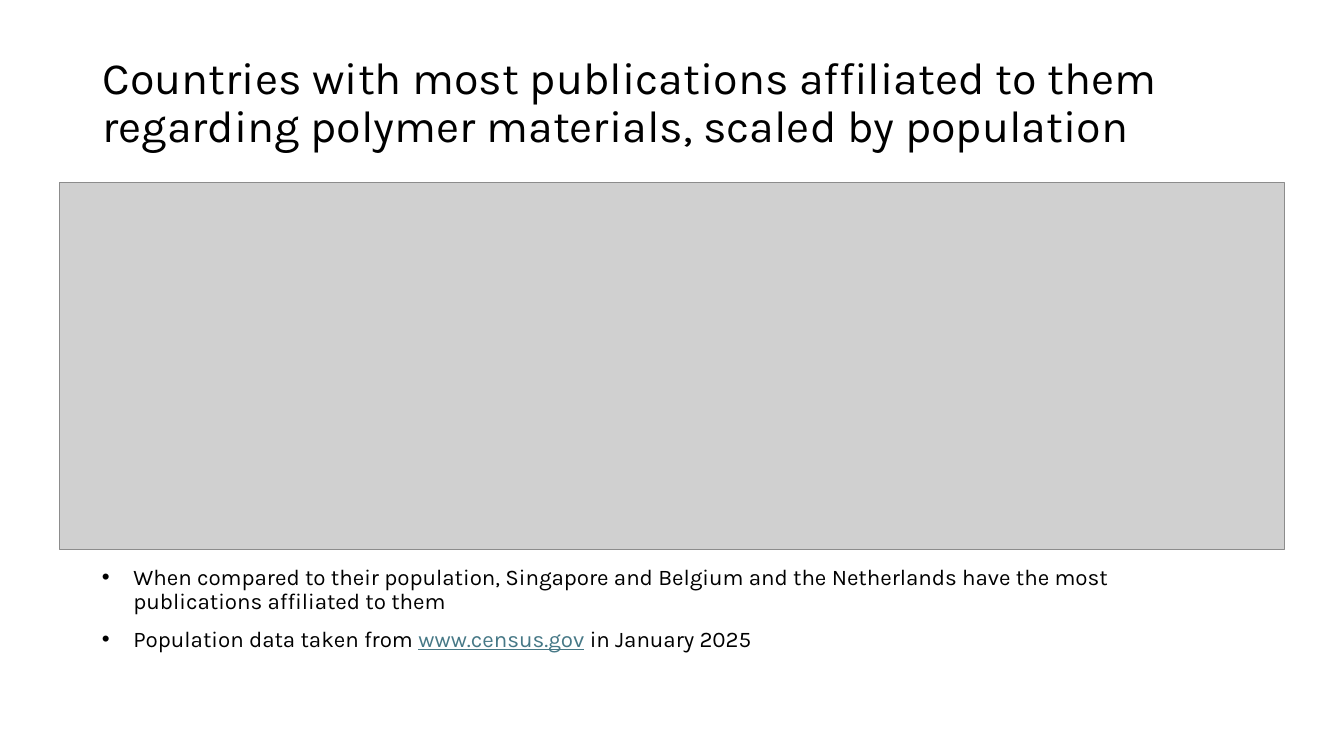
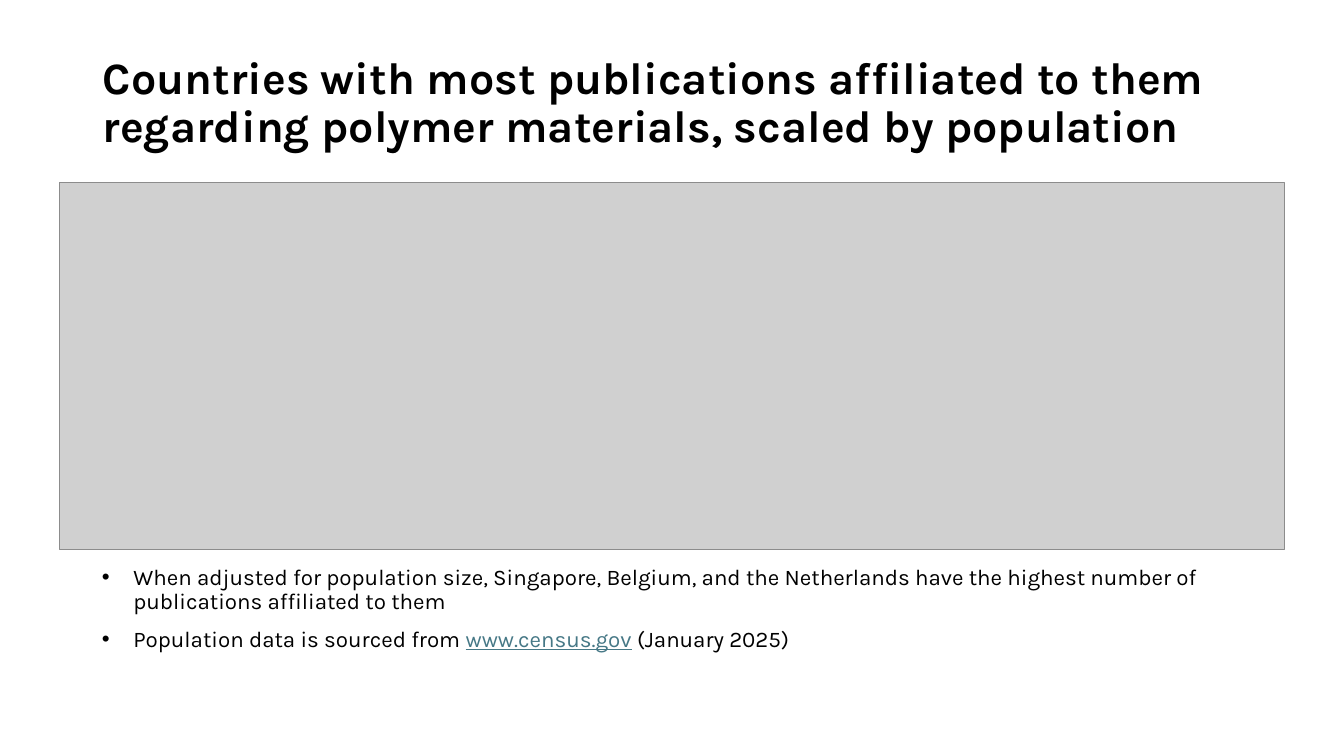
Before and after one commit to GMPuntigam/DataDrivenForesight, a slide deck: slide 16 of presentation/DataDrivenForesight.pptx. Drawn at 1344x756 pixels with LibreOffice and Linux fonts; fonts in the diff are those of the drawing; grey boxes stand for pictures. Boxes give left, top, right and bottom in pixels: in the first picture for what was removed or moved away, otherwise in the second. Text is boxed around its words. In the diff, an @@ line names an element or a change of style, - is before the commit and + after.

```diff
--- a/presentation/DataDrivenForesight.pptx
+++ b/presentation/DataDrivenForesight.pptx
@@ title "Countries with most publications affiliated ..." at (103,62,1204,153): bold on @@
@@ text at (133,569,1196,653): text changed @@
-• When compared to their population, Singapore and Belgium and the Netherlands have the most publications affiliated to them
-• Population data taken from www.census.gov in January 2025
+• When adjusted for population size, Singapore, Belgium, and the Netherlands have the highest number of publications affiliated to them
+• Population data is sourced from www.census.gov (January 2025)
```
Also in this commit, not shown: 17 other slides changed, 11 other files.
